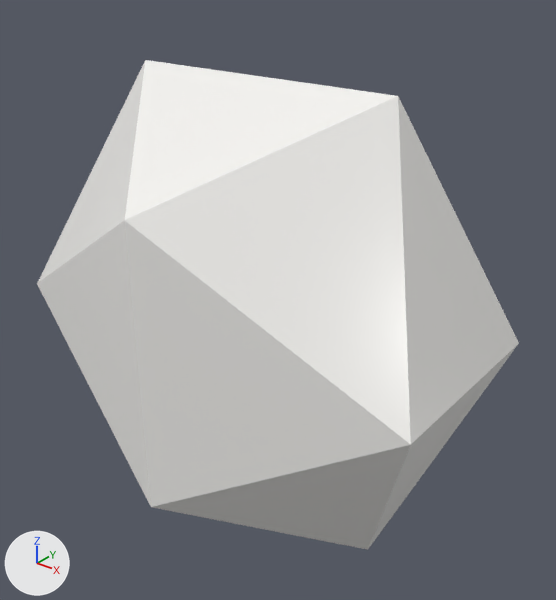
The glTF model public/models/YC9561E.glb: old version first, new version second.
Both versions are drawn from a camera (50 mm lens) standing at (1.653, -1.956, 1.286) and looking at (0.042, 0.057, 0.038). Lighting does not change. The marker at lower left points along +X, +Y and +Z. The older version comes first.

The scene before the commit, as lines of its bpy script (objects in view):
```python
me_geometry_0 = bpy.data.meshes.new('geometry_0')
me_geometry_0.from_pydata(...)  # an icosphere of 20 faces spanning x -0.85..0.85, y -0.6..0.6, z -0.85..0.85
me_geometry_0.materials.append(mat_material_0)  # white #fbf9f6
ob_g0 = bpy.data.objects.new('g0', me_geometry_0)
ob_g0.location = (0.0, 0.0, 0.0)
```
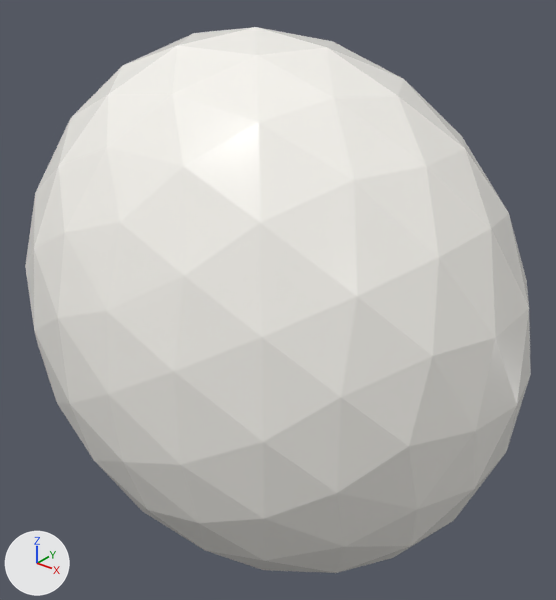
Location of each change, [x1, y1, x2, y2] in pixels of the pictures (556 x 600 px):
'g0', reshaped (11% taller): before [37, 60, 519, 550]; after [25, 27, 531, 573]

The change, as a list of edits to the scene's bpy script:
```text
Change me_geometry_0:
    used by ob_g0; location = (0.0, 0.0, 0.0)
    remove me_geometry_0.from_pydata(...)  # 12 vertices, 20 faces; spans x -0.85..0.85, y -0.6..0.6, z -0.85..0.85
    add me_geometry_0.from_pydata(...)  # 162 vertices, 320 faces; spans x -1.0..1.0, y -0.72..0.72, z -1.0..1.0
    me_geometry_0 part 1
    8 vertices are removed from x -0.85..0.85, y -0.6..0.6, z -0.53..0.53
    20 faces are deleted
    118 vertices are added at x -1.0..1.0, y -0.72..0.72, z -1.0..1.0
    8 new vertices lie (0.32, 0.0, 0.0) away from vertices in x -0.16, y -0.51..0.51, z -0.95..0.95
    8 new vertices lie (0.0, 0.24, 0.0) away from vertices in x -0.95..0.95, y -0.12, z -0.7..0.7
    8 new vertices lie (0.0, 0.0, 0.32) away from vertices in x -0.7..0.7, y -0.68..0.68, z -0.16
    6 new vertices lie (0.16, 0.19, 0.1) away from vertices in x -0.59..0.7, y -0.5..0.31, z -0.96..0.86
    5 new vertices lie (0.16, 0.19, -0.1) away from vertices in x -0.59..0.7, y -0.5..0.31, z -0.86..0.96
    5 new vertices lie (0.1, 0.11, 0.26) away from vertices in x -0.96..0.86, y -0.42..0.51, z -0.69..0.43
    320 new faces join them
```
